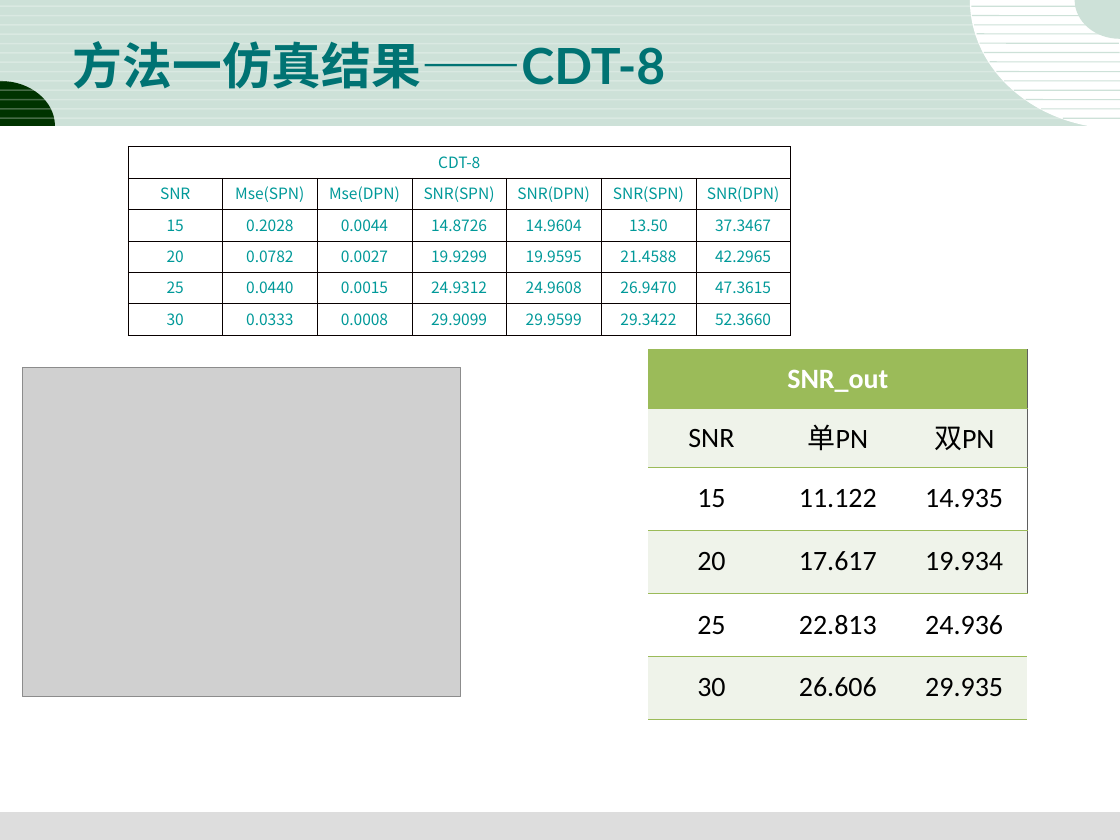
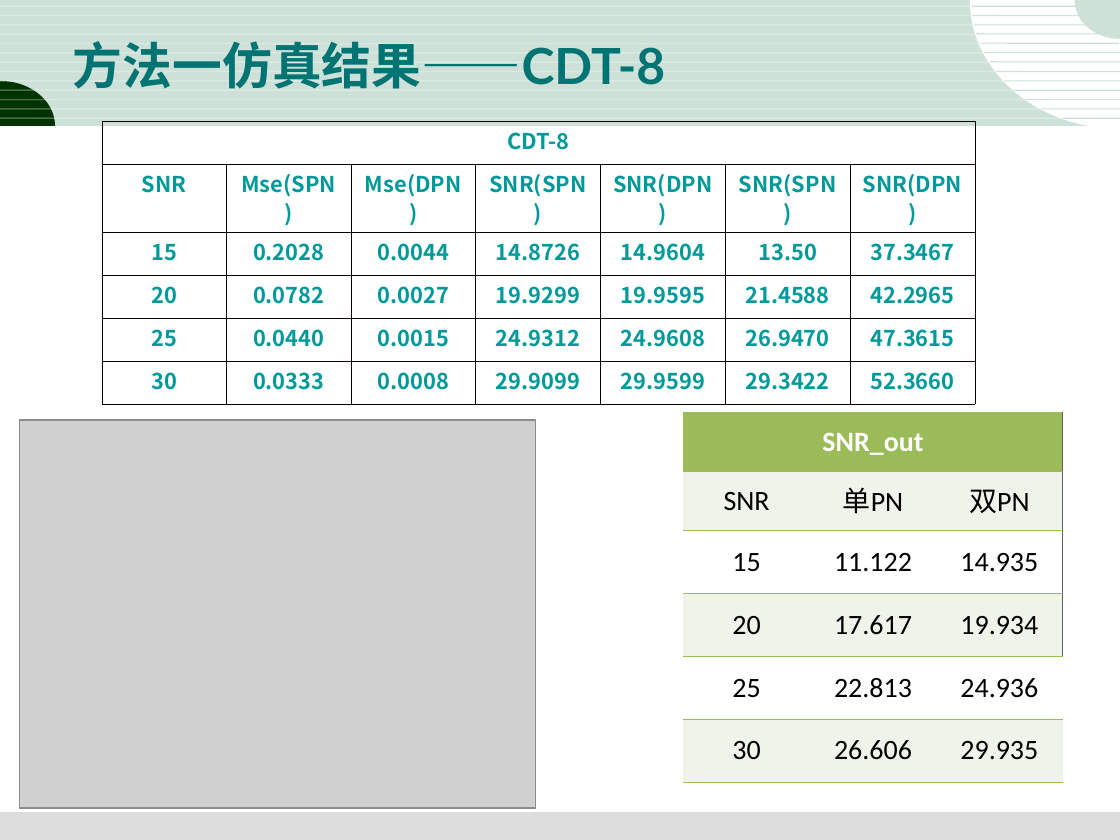
Before and after one commit to dandanJing/DTMB2.0, a slide deck: slide 13 of 3-18.DTMB2.0报告结果.ppt. Drawn at 1120x840 pixels with LibreOffice and Linux fonts; fonts in the diff are those of the drawing; grey boxes stand for pictures. Boxes give left, top, right and bottom in pixels: in the first picture for what was removed or moved away, otherwise in the second. Text is boxed around its words. In the diff, an @@ line names an element or a change of style, - is before the commit and + after.

```diff
--- a/3-18.DTMB2.0报告结果.ppt
+++ b/3-18.DTMB2.0报告结果.ppt
@@ table at (102, 121, 972, 394) @@
@@ size 10 to 14 pt, bold on @@
@@ table: place and size @@
-table at (128, 147, 792, 330)
+table at (102, 121, 972, 394)
@@ table: place and size @@
-table at (648, 349, 1028, 719)
+table at (683, 412, 1063, 782)
@@ picture: place and size @@
-picture at (22, 367, 461, 697)
+picture at (20, 420, 536, 809)
```
Also in this commit, not shown: 9 other slides changed, 3 slides added, 4 other files.
